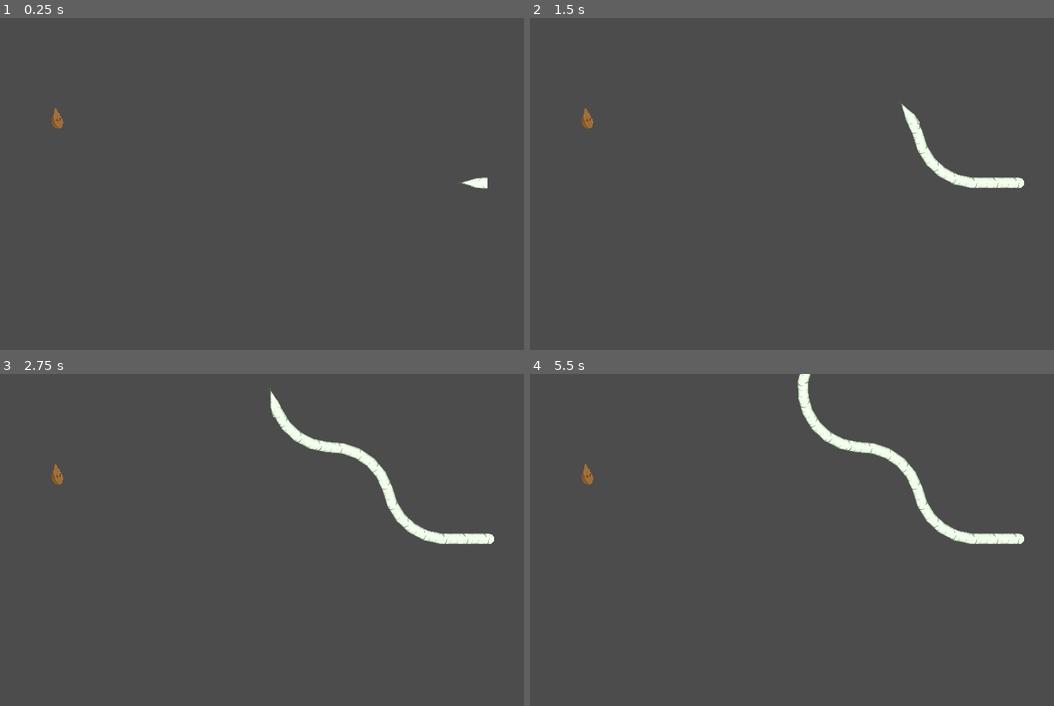
Above: before the commit, frames 1-4 (two rows, left to right).
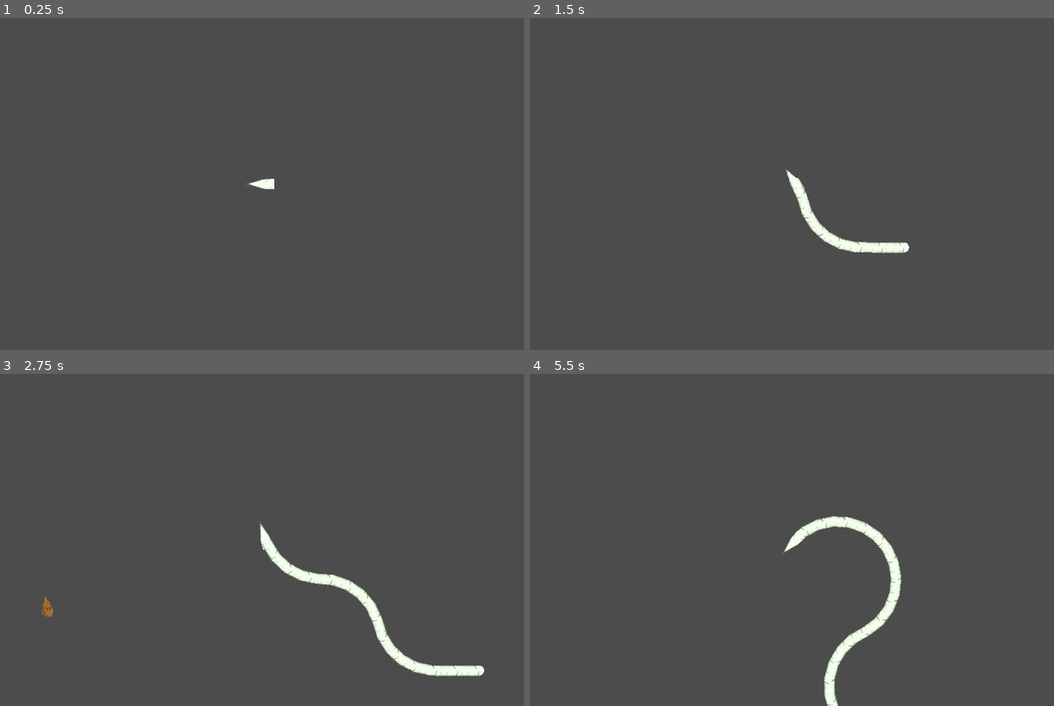
Above: after the commit, the same moments.

Repository: 0xOnyx/GGJ
Game: Godot game, scene res://scenes/main.tscn
Same seed, same stepped clock (60 frames per second), same inputs: the game is played once before the commit and once after it.
Inputs:
- Up to frame 1 (0.25 s): no input
- Up to frame 2 (1.5 s): hold D (right) 0.53-1.28 s; hold A (left) from 1.28 s (still down)
- Up to frame 3 (2.75 s): release A (left) at 2.03 s; hold D (right) from 2.03 s (still down)
- Up to frame 4 (5.5 s): release D (right) at 3.53 s; hold A (left) from 3.53 s (still down)

The runs differ from the first frame. In frame 1, 0.3% of the frame differs, in the area x 9-94%, y 27-52%; in frame 2, 2.0%; in frame 3, 3.7%; in frame 4, 3.8%, in the area x 9-95%, y 0-100%.

Commit message:
camera follows player

Diff:
--- a/scenes/subsurface.tscn
+++ b/scenes/subsurface.tscn
@@ -6,12 +6,14 @@
 [node name="Node2D" type="Node2D"]
 position = Vector2( 0, 1 )
 
-[node name="background" type="CanvasLayer" parent="."]
-layer = -1
+[node name="background" type="Node2D" parent="."]
 
 [node name="background" parent="background" instance=ExtResource( 1 )]
 
-[node name="snake" type="CanvasLayer" parent="."]
+[node name="snake" type="Node2D" parent="."]
 
 [node name="Root" parent="snake" instance=ExtResource( 2 )]
 position = Vector2( 478, 156 )
+
+[node name="Camera2D" type="Camera2D" parent="snake/Root"]
+current = true
